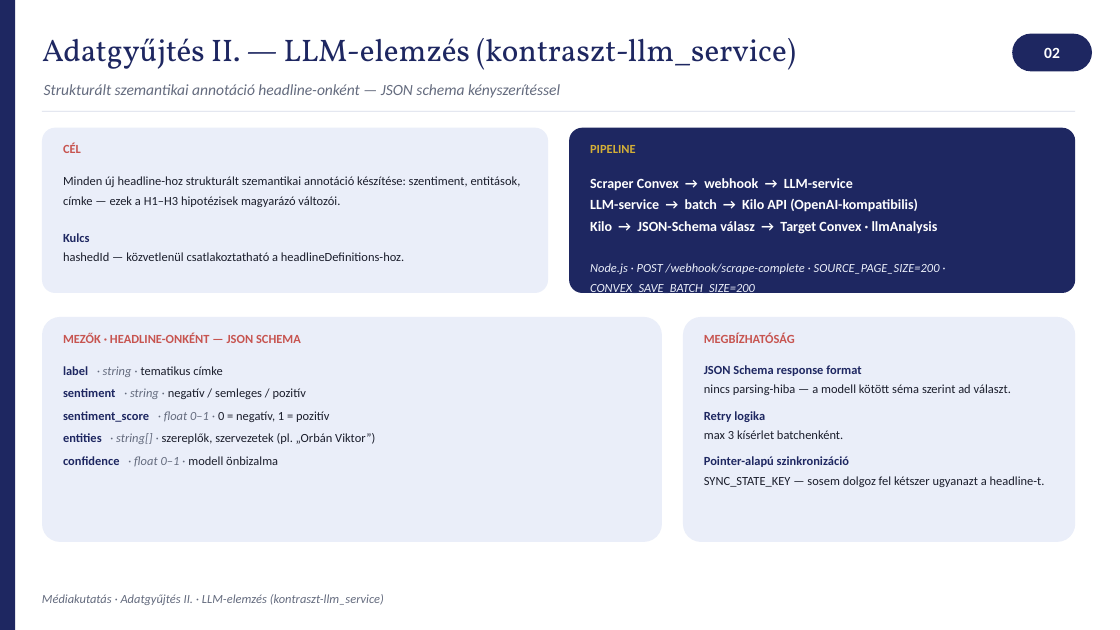
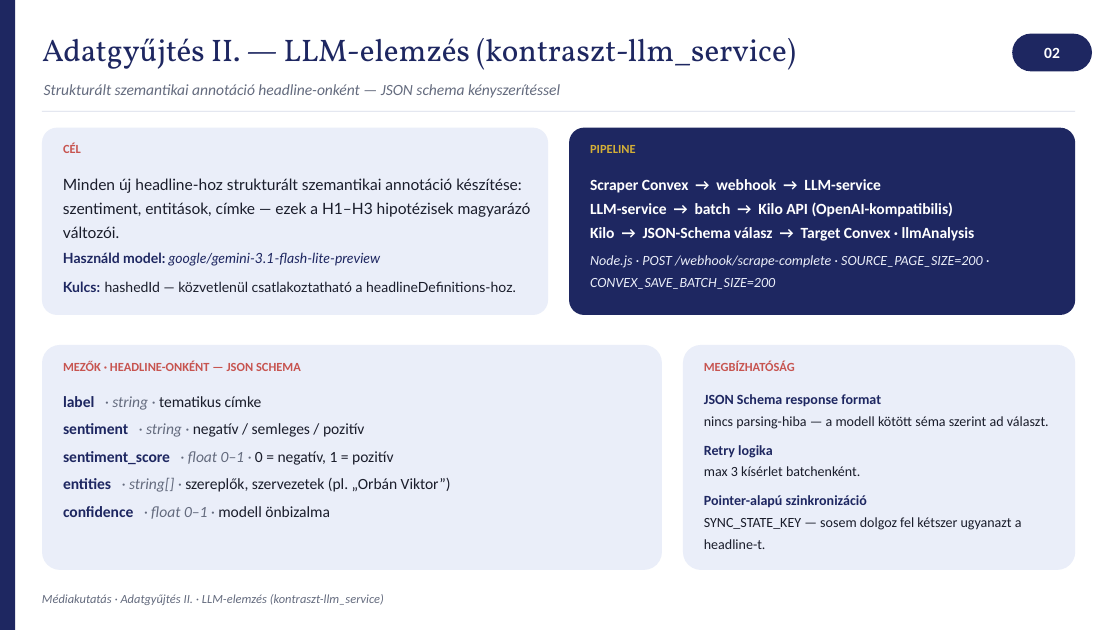
Before and after one commit to fberti/kontraszt-research, a slide deck: slide 4 of presentation/presentation_slides.pptx. Drawn at 1120x630 pixels with LibreOffice and Linux fonts; fonts in the diff are those of the drawing. Boxes give left, top, right and bottom in pixels: in the first picture for what was removed or moved away, otherwise in the second. Text is boxed around its words. In the diff, an @@ line names an element or a change of style, - is before the commit and + after.

```diff
--- a/presentation/presentation_slides.pptx
+++ b/presentation/presentation_slides.pptx
@@ rounded rectangle: place and size @@
-rounded rectangle at box(43, 128, 549, 293)
+rounded rectangle at box(43, 128, 549, 315)
@@ rounded rectangle: place and size @@
-rounded rectangle at box(569, 128, 1075, 293)
+rounded rectangle at box(569, 128, 1075, 315)
@@ text at box(63, 178, 531, 238): size 8 to 10 pt, font Calibri to Lato in "Minden új headline-hoz strukturált szemantikai annotáció kés ..." @@
@@ text "Scraper Convex → webhook → ..." at box(590, 179, 982, 289): size 9 to 10 pt in "Scraper Convex → webhook → LLM-service", "LLM-service → batch → Kilo API (OpenAI-kompatibilis)", "Kilo → JSON-Schema válasz → Target Convex ..."; size 8 to 9 pt in "Node.js · POST /webhook/scrape-complete · SOURCE_PAGE_SIZE=2 ..." @@
@@ text at box(63, 252, 516, 292): text changed; size 8 to 9 pt; font Calibri to Lato @@
-Kulcs
-hashedId — közvetlenül csatlakoztatható a headlineDefinitions-hoz.
+Használd model: google/gemini-3.1-flash-lite-preview
+Kulcs: hashedId — közvetlenül csatlakoztatható a headlineDefinitions-hoz.
@@ rounded rectangle: place and size @@
-rounded rectangle at box(43, 317, 663, 542)
+rounded rectangle at box(43, 345, 663, 570)
@@ text "MEZŐK · HEADLINE-ONKÉNT — JSON ...": place and size @@
-text "MEZŐK · HEADLINE-ONKÉNT — JSON ..." at box(63, 332, 301, 343)
+text "MEZŐK · HEADLINE-ONKÉNT — JSON ..." at box(63, 360, 301, 371)
@@ rounded rectangle: place and size @@
-rounded rectangle at box(683, 317, 1075, 542)
+rounded rectangle at box(683, 345, 1075, 570)
@@ text "MEGBÍZHATÓSÁG": place and size @@
-text "MEGBÍZHATÓSÁG" at box(704, 332, 795, 343)
+text "MEGBÍZHATÓSÁG" at box(704, 360, 795, 371)
@@ text "label · string · tematikus ...": place and size @@
-text "label · string · tematikus ..." at box(63, 366, 375, 466)
+text "label · string · tematikus ..." at box(63, 396, 451, 519)
@@ text "label · string · tematikus ..." at box(63, 396, 451, 519): size 8 to 10 pt @@
@@ text "JSON Schema response format": place and size @@
-text "JSON Schema response format" at box(704, 365, 1045, 487)
+text "JSON Schema response format" at box(704, 394, 1049, 549)
@@ text "JSON Schema response format" at box(704, 394, 1049, 549): size 8 to 9 pt @@
```
Also in this commit, not shown: 17 other slides changed, 2 other files.
